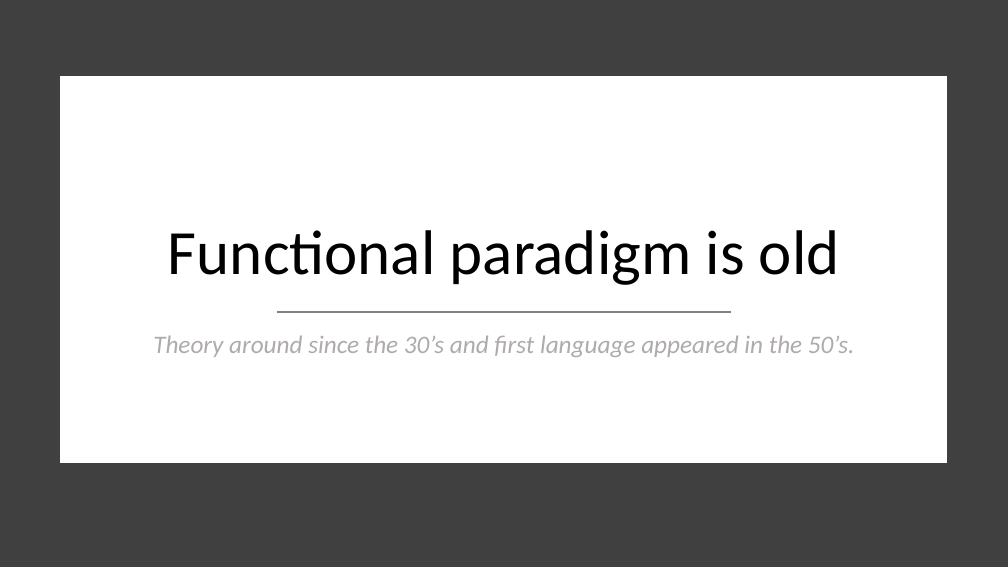
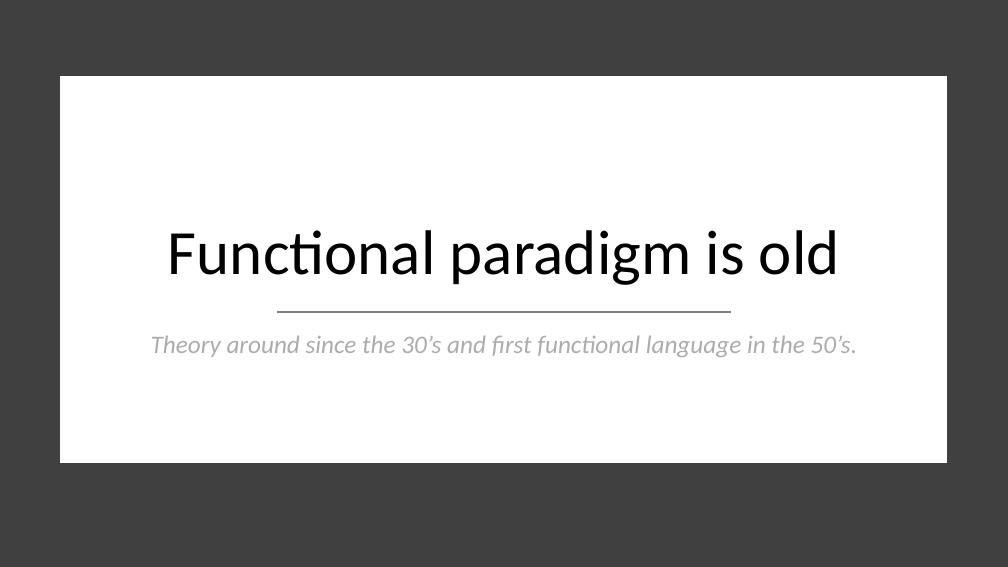
Before and after one commit to essic/prez-why-fsharp, a slide deck: slide 7 of WhyFSharp.pptx. Drawn at 1008x567 pixels with LibreOffice and Linux fonts; fonts in the diff are those of the drawing. Boxes give left, top, right and bottom in pixels: in the first picture for what was removed or moved away, otherwise in the second. Text is boxed around its words. In the diff, an @@ line names an element or a change of style, - is before the commit and + after.

```diff
--- a/WhyFSharp.pptx
+++ b/WhyFSharp.pptx
@@ text at (151, 335, 858, 357): text changed @@
-Theory around since the 30’s and first language appeared in the 50’s.
+Theory around since the 30’s and first functional language in the 50’s.
```
Also in this commit, not shown: 10 other slides changed, 1 slide removed, 1 other file.
